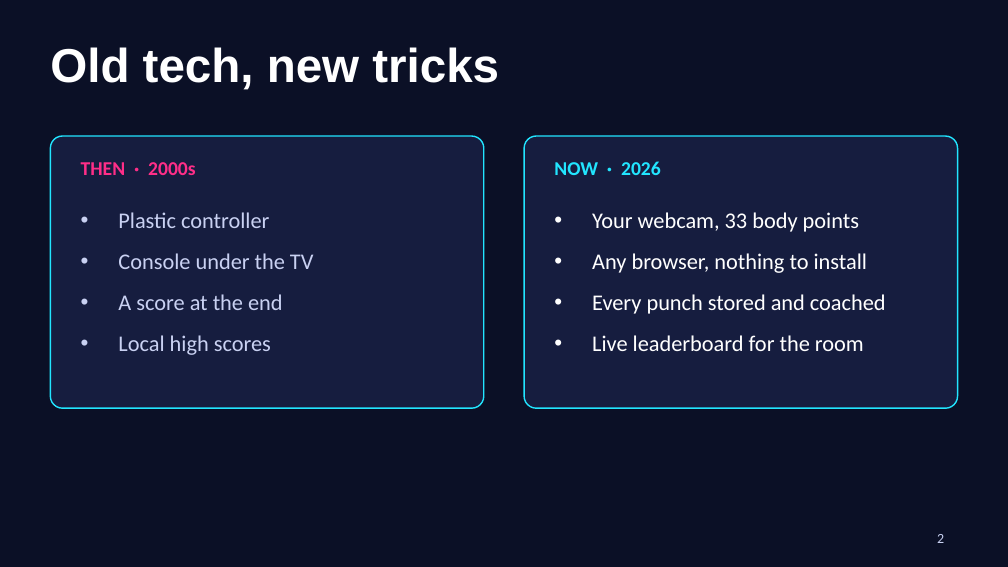
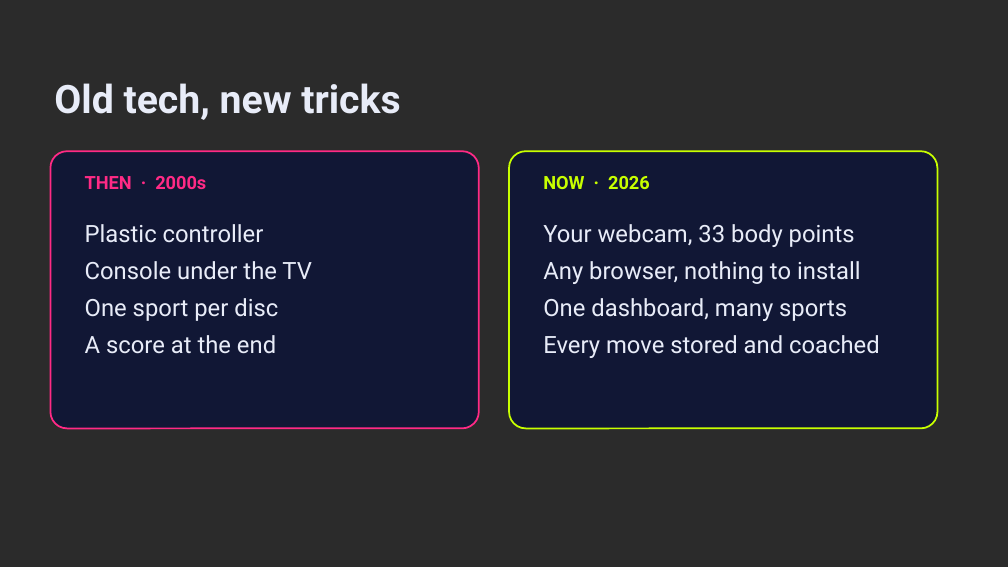
Before and after one commit to rohansharmacode/firstyearhack-ideas, a slide deck: slide 2 of pitch/pitch-deck.pptx. Drawn at 1008x567 pixels with LibreOffice and Linux fonts; fonts in the diff are those of the drawing; background and template pictures are left out; a plain dark background stands for a picture behind light text. Boxes give left, top, right and bottom in pixels: in the first picture for what was removed or moved away, otherwise in the second. Text is boxed around its words. In the diff, an @@ line names an element or a change of style, - is before the commit and + after.

```diff
--- a/pitch/pitch-deck.pptx
+++ b/pitch/pitch-deck.pptx
@@ background #0B1026 to picture (left out) @@
@@ text "Old tech, new tricks": place and size @@
-text "Old tech, new tricks" at bbox=[50, 47, 499, 90]
+text "Old tech, new tricks" at bbox=[54, 83, 400, 120]
@@ text "Old tech, new tricks" at bbox=[54, 83, 400, 120]: size 34 to 28 pt, font Arial to Roboto, text colour #FFFFFF to #E8ECF8 @@
@@ rounded rectangle removed at bbox=[50, 136, 484, 408] @@
@@ rounded rectangle: place and size @@
-rounded rectangle at bbox=[524, 136, 958, 408]
+rounded rectangle at bbox=[50, 151, 479, 428]
@@ rounded rectangle at bbox=[50, 151, 479, 428]: fill #161D3F to #111735; outline #22E5FF 1 pt to #FF2A85 1.25 pt; proportions changed @@
@@ text "THEN · 2000s": place and size @@
-text "THEN · 2000s" at bbox=[81, 162, 196, 175]
+text "THEN · 2000s" at bbox=[85, 176, 206, 189]
@@ text "THEN · 2000s" at bbox=[85, 176, 206, 189]: size 14 to 13 pt, font Calibri to Roboto, text colour #FF2E88 to #FF2A85 @@
@@ rounded rectangle added at bbox=[509, 151, 937, 428], fill #111735, outline #C8FF00 1.25 pt @@
@@ text "NOW · 2026": place and size @@
-text "NOW · 2026" at bbox=[554, 161, 661, 175]
+text "NOW · 2026" at bbox=[543, 176, 650, 189]
@@ text "NOW · 2026" at bbox=[543, 176, 650, 189]: size 14 to 13 pt, font Calibri to Roboto, text colour #22E5FF to #C8FF00 @@
@@ text "Plastic controller": place and size @@
-text "Plastic controller" at bbox=[118, 212, 314, 355]
+text "Plastic controller" at bbox=[85, 224, 312, 354]
@@ text at bbox=[85, 224, 312, 354]: size 16 to 17 pt, font Calibri to Roboto, text colour #C9D1F2 to #E8ECF8 in "Plastic controller", "Console under the TV", "A score at the end"; bullet • to none; less space between paragraphs @@
@@ text "Your webcam, 33 body points": place and size @@
-text "Your webcam, 33 body points" at bbox=[592, 212, 886, 351]
+text "Your webcam, 33 body points" at bbox=[543, 224, 880, 358]
@@ text at bbox=[543, 224, 861, 284]: size 16 to 17 pt, font Calibri to Roboto, text colour #FFFFFF to #E8ECF8 in "Your webcam, 33 body points", "Any browser, nothing to install"; bullet • to none; less space between paragraphs @@
@@ text at bbox=[85, 298, 278, 321]: paragraph added @@
+One sport per disc
@@ text at bbox=[543, 298, 880, 358]: text changed; size 16 to 17 pt; font Calibri to Roboto; text colour #FFFFFF to #E8ECF8 @@
-• Every punch stored and coached
-• Live leaderboard for the room
+One dashboard, many sports
+Every move stored and coached
@@ text at bbox=[118, 335, 271, 355]: paragraph removed @@
-• Local high scores
@@ page number removed at bbox=[937, 534, 944, 543] @@
-2
```
Also in this commit, not shown: 2 other slides changed, 5 slides added, 3 slides removed, 6 other files.
